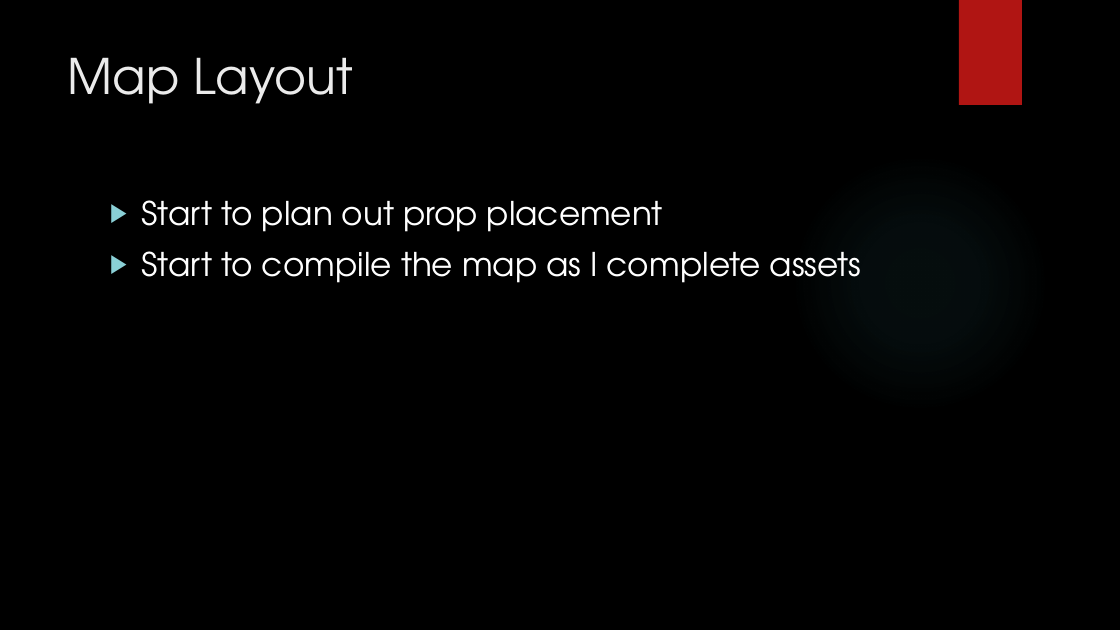
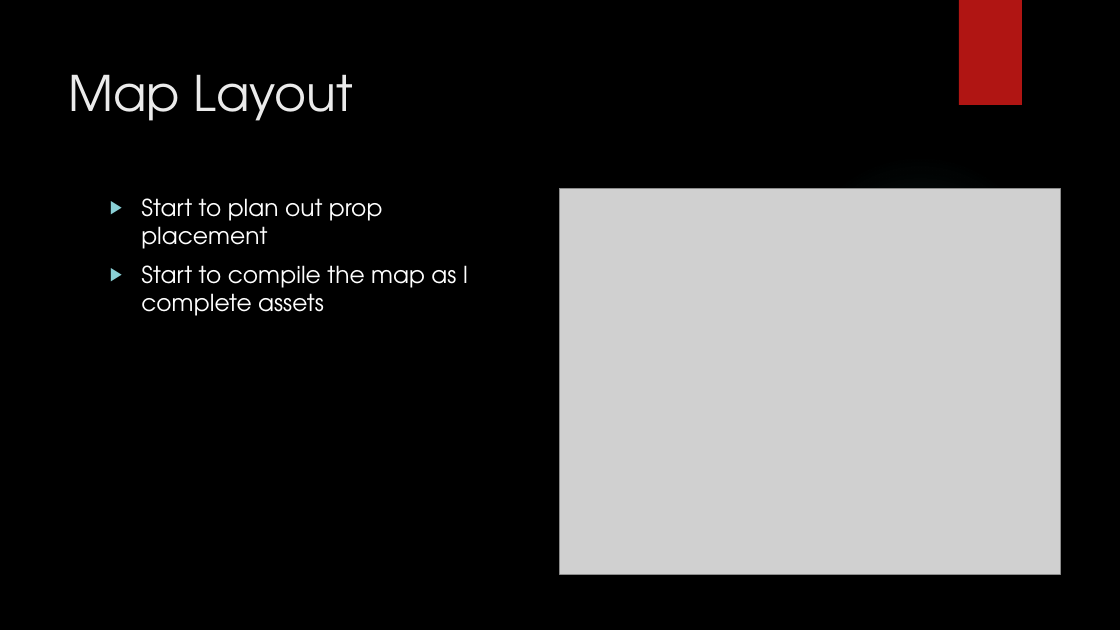
Before and after one commit to Pointer4ncfc/Dissertation, a slide deck: slide 10 of Documentation/Final Project Presentation.pptx. Drawn at 1120x630 pixels with LibreOffice and Linux fonts; fonts in the diff are those of the drawing; grey boxes stand for pictures; background and template pictures are left out. Boxes give left, top, right and bottom in pixels: in the first picture for what was removed or moved away, otherwise in the second. Text is boxed around its words. In the diff, an @@ line names an element or a change of style, - is before the commit and + after.

```diff
--- a/Documentation/Final Project Presentation.pptx
+++ b/Documentation/Final Project Presentation.pptx
@@ title "Map Layout": place and size @@
-title "Map Layout" at [68,57,353,104]
+title "Map Layout" at [68,74,354,121]
@@ text "Start to plan out prop ..." at [141,198,468,316]: size 28 to 20 pt @@
@@ picture added at [560,188,1060,574] @@
```
Also in this commit, not shown: 6 other slides changed, 12 other files.
